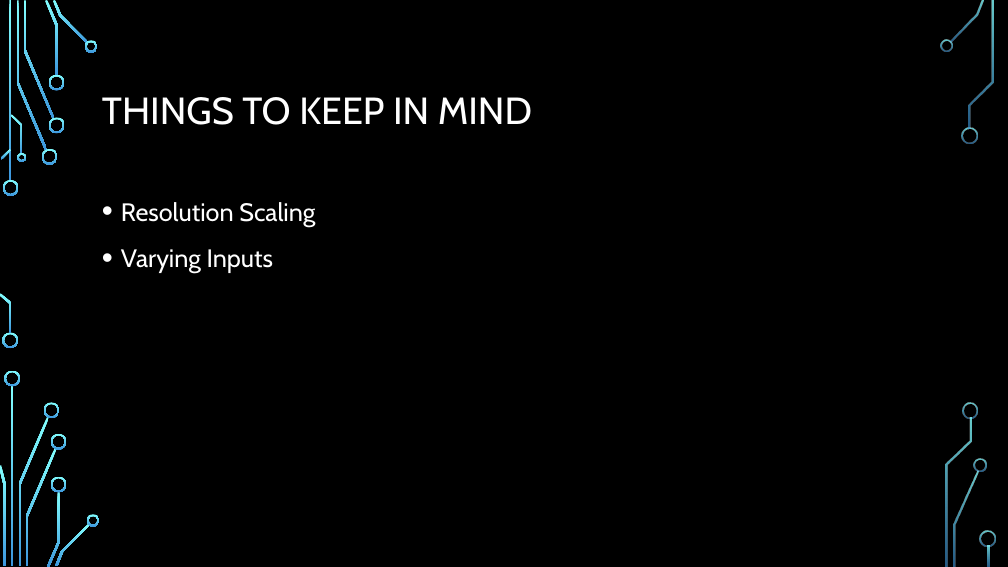
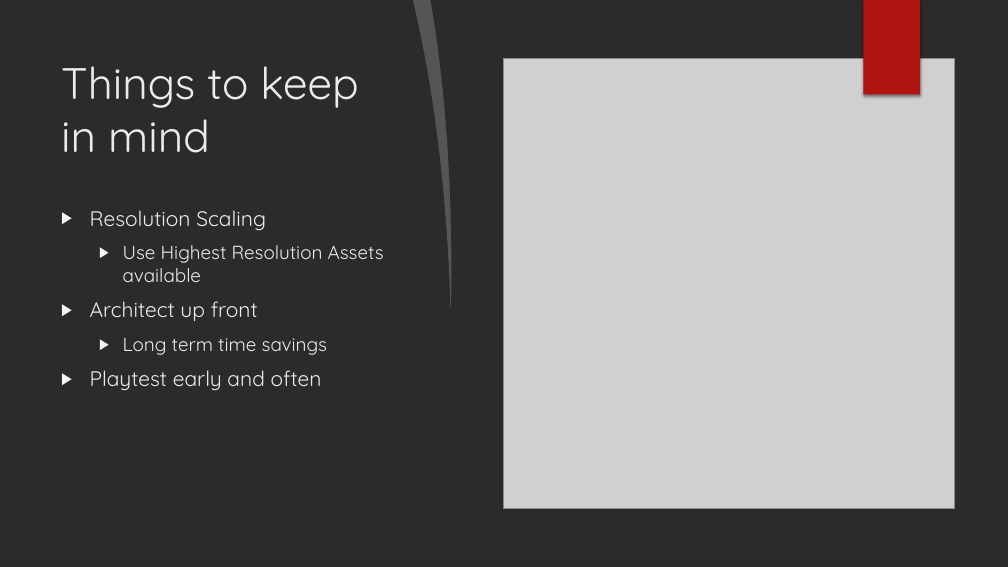
Before and after one commit to jcapellman/Presentations, a slide deck: slide 8 of MonoGame - 4.19.2019/Presentation.pptx (slide 7 before the commit). Drawn at 1008x567 pixels with LibreOffice and Linux fonts; fonts in the diff are those of the drawing; grey boxes stand for pictures; background and template pictures are left out; a plain dark background stands for a picture behind light text. Boxes give left, top, right and bottom in pixels: in the first picture for what was removed or moved away, otherwise in the second. Text is boxed around its words. In the diff, an @@ line names an element or a change of style, - is before the commit and + after.

```diff
--- a/MonoGame - 4.19.2019/Presentation.pptx
+++ b/MonoGame - 4.19.2019/Presentation.pptx
@@ freeform shape added at <box>413,0,459,307</box>, fill #FFFFFF at 20% opacity @@
@@ freeform shape added at <box>431,0,542,567</box>, fill #FFFFFF @@
@@ rectangle added at <box>504,0,1008,567</box>, fill #FFFFFF @@
@@ rectangle added at <box>863,0,920,95</box>, fill #B01513 @@
@@ rectangle added at <box>864,0,920,95</box>, fill #B01513 @@
@@ title "Things to keep in mind" at <box>61,66,358,153</box>: vertical alignment middle to top @@
@@ picture added at <box>504,58,954,509</box> @@
@@ title at <box>61,66,358,153</box>: text changed; size 36 to 42 pt; font Cabin to Quicksand; text colour #FFFFFF to #EBEBEB @@
-THINGS TO KEEP IN MIND
+Things to keep in mind
@@ text "Resolution Scaling": place and size @@
-text "Resolution Scaling" at <box>121,202,315,273</box>
+text "Resolution Scaling" at <box>90,210,384,390</box>
@@ text at <box>90,210,266,230</box>: size 24 to 20 pt, font Cabin to Quicksand, text colour #FFFFFF to #EBEBEB in "Resolution Scaling"; bullet • to ▶; line spacing 1.2 to 1 @@
@@ text at <box>90,245,384,390</box>: text changed; size 24 to 18 pt; font Cabin to Quicksand; text colour #FFFFFF to #EBEBEB @@
-• Varying Inputs
+  ▶ Use Highest Resolution Assets available
+▶ Architect up front
+  ▶ Long term time savings
+▶ Playtest early and often
@@ group removed at <box>0,0,996,567</box>: 33 freeform shapes, 3 rectangles @@
```
Also in this commit, not shown: 4 other slides changed, 5 slides added, 3 slides removed.
